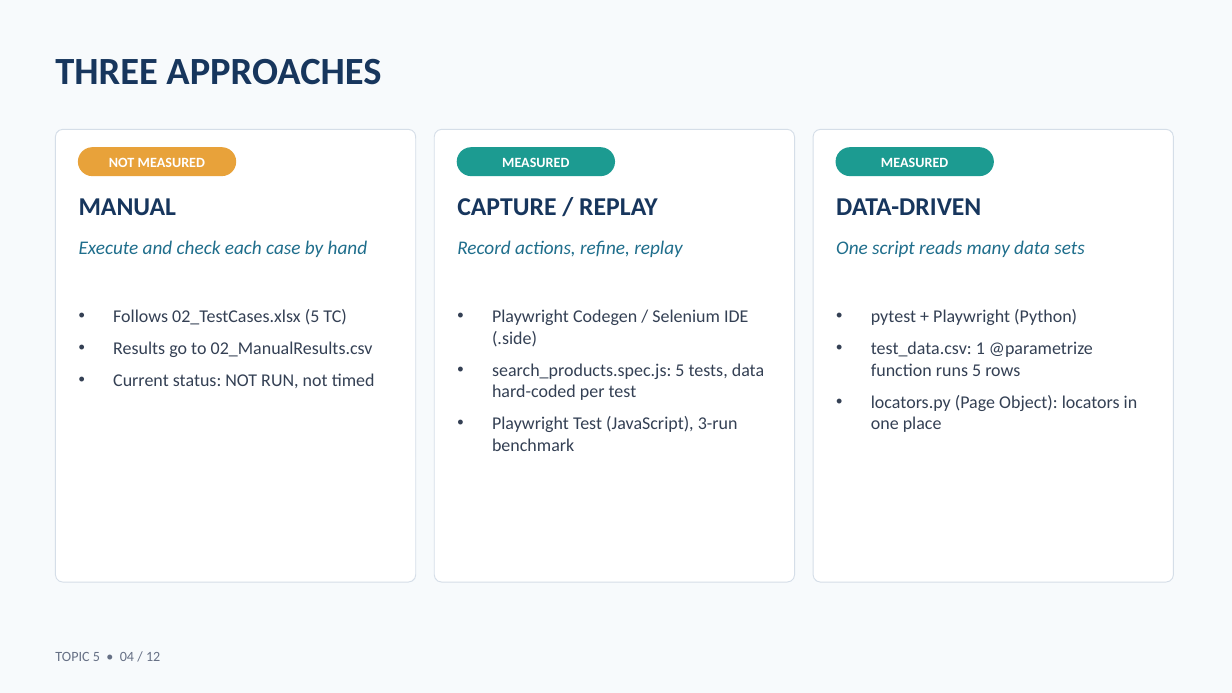
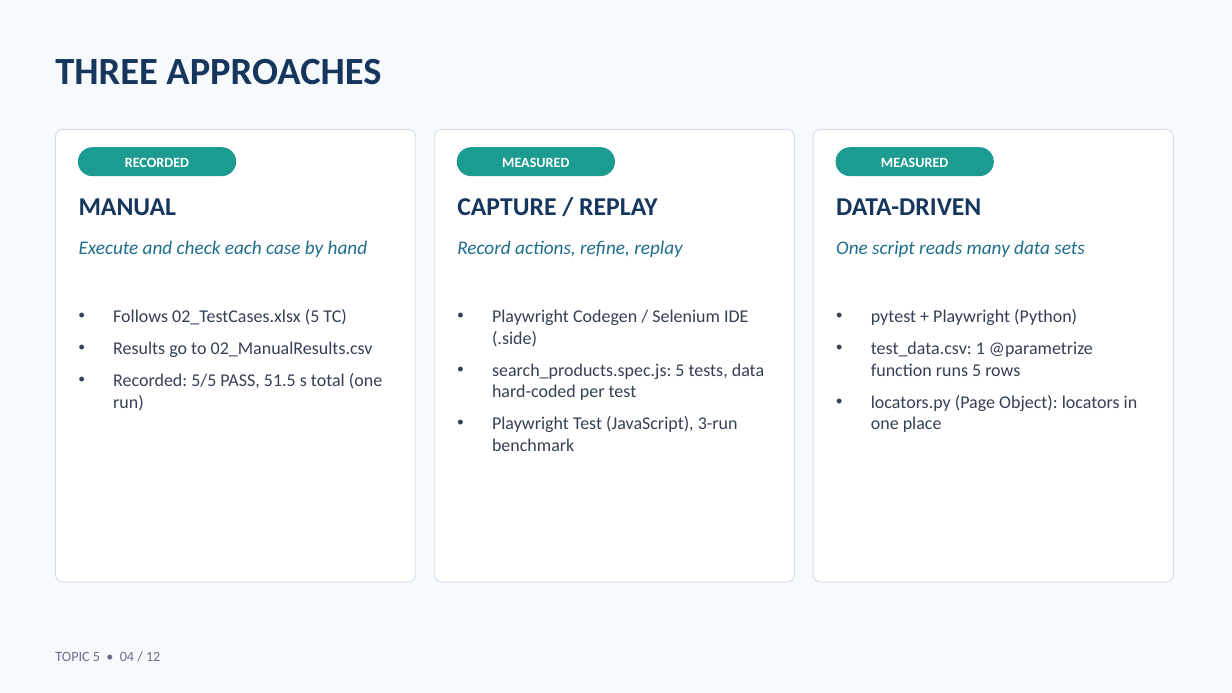
Before and after one commit to pthaok6/RBL_SWT, a slide deck: slide 4 of 05_ReportSlides/Group_Topic5_Slides.pptx. Drawn at 1232x693 pixels with LibreOffice and Linux fonts; fonts in the diff are those of the drawing. Boxes give left, top, right and bottom in pixels: in the first picture for what was removed or moved away, otherwise in the second. Text is boxed around its words. In the diff, an @@ line names an element or a change of style, - is before the commit and + after.

```diff
--- a/05_ReportSlides/Group_Topic5_Slides.pptx
+++ b/05_ReportSlides/Group_Topic5_Slides.pptx
@@ rounded rectangle at <box>79,148,236,176</box>: fill #E8A23A to #1C9B91; outline #E8A23A 1 pt to #1C9B91 1 pt @@
@@ text at <box>125,157,189,167</box>: text changed @@
-NOT MEASURED
+RECORDED
@@ text at <box>113,373,382,410</box>: text changed @@
-• Current status: NOT RUN, not timed
+• Recorded: 5/5 PASS, 51.5 s total (one run)
```
Also in this commit, not shown: 9 other slides changed, 7 other files.
